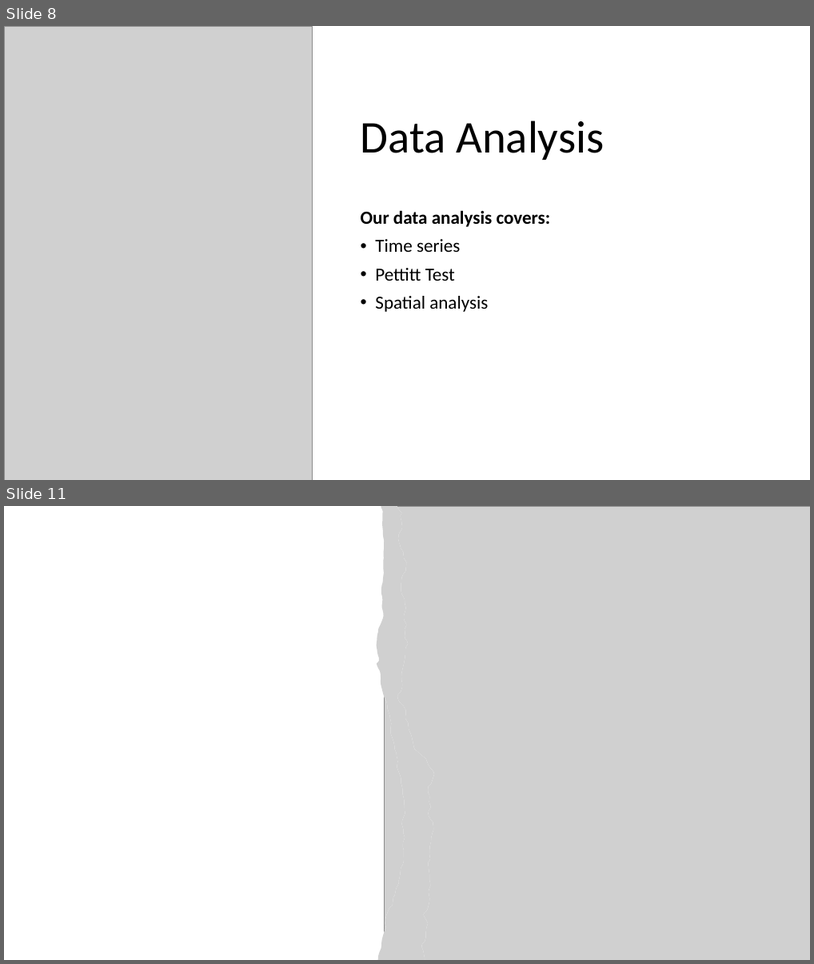
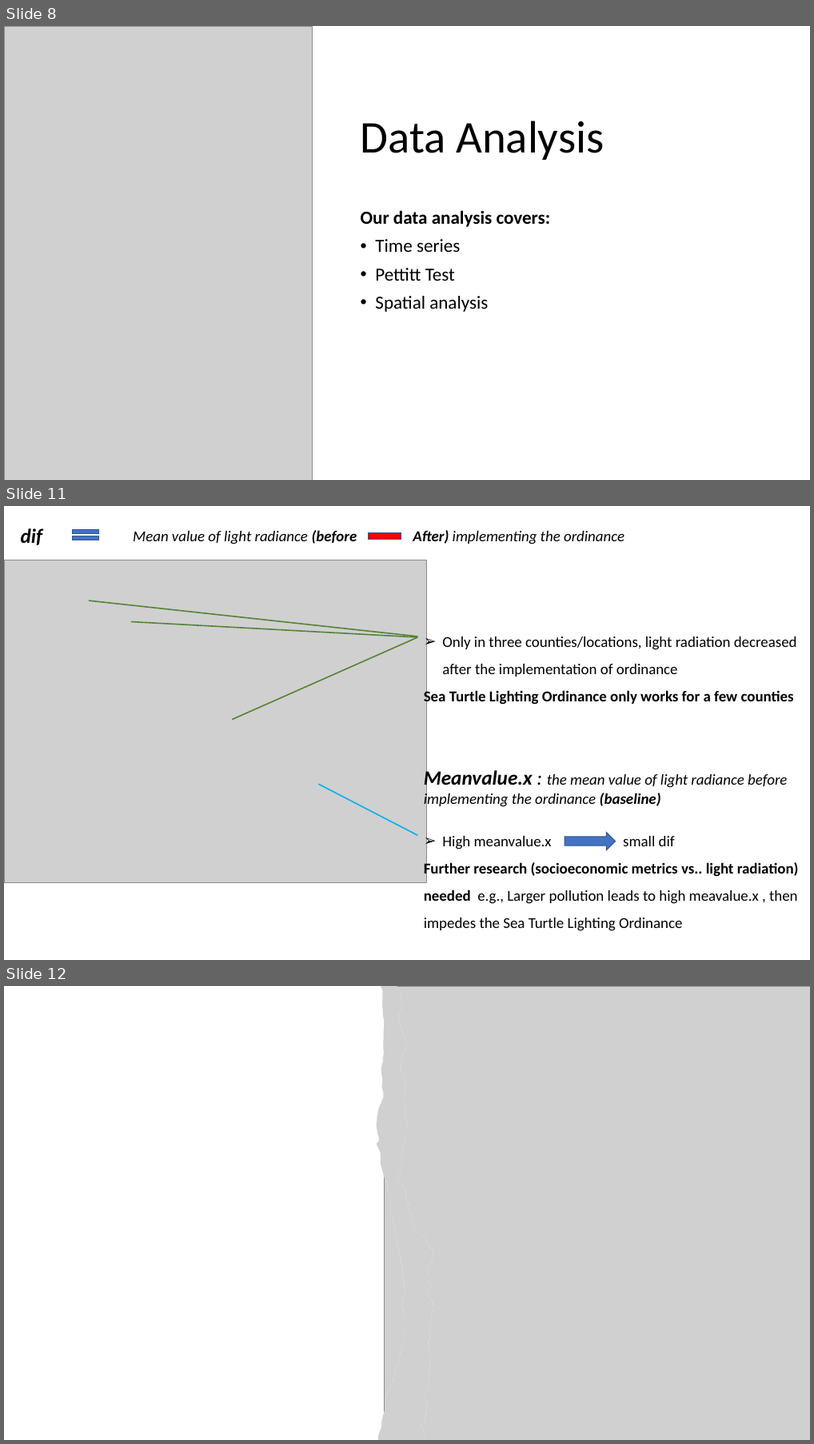
Before and after one commit to jmg144/Garcia_Choi_Pang_ENV872_ProjectRepository, a slide deck: Output/FinalPresentation_ENV872.pptx. Shown one above the other, each under a label of ours: slides 8 and 11 before the commit, slides 8, 11 and 12 after it; the slides between them are not shown. The pictures are 814x964 and 814x1444 pixels, drawn with LibreOffice and Linux fonts; fonts in the diff are those of the drawing; grey boxes stand for pictures. Boxes give left, top, right and bottom in pixels: in the first picture for what was removed or moved away, otherwise in the second. Text is boxed around its words. In the diff, an @@ line names an element or a change of style, - is before the commit and + after.

```diff
--- a/Output/FinalPresentation_ENV872.pptx
+++ b/Output/FinalPresentation_ENV872.pptx
@@ slide 11 added at (4, 506, 810, 960), background #FFFFFF @@
@@ text added at (21, 528, 42, 545), 24 pt, text #000000, bold, italic @@
+dif
@@ math equal added at (68, 527, 103, 544), fill #4472C4, outline #325491 1 pt @@
@@ math minus added at (362, 524, 407, 548), fill #FF0000, outline #325491 1 pt @@
@@ text added at (133, 530, 358, 544), 18 pt, text #000000, italic @@
+Mean value of light radiance (before
@@ text added at (413, 530, 625, 544), 18 pt, text #000000, italic @@
+After) implementing the ordinance
@@ picture added at (4, 560, 427, 882) @@
@@ line added from (89, 600) to (418, 636), #548235 1.5 pt @@
@@ line added from (131, 621) to (418, 637), #548235 1.5 pt @@
@@ line added from (232, 720) to (418, 637), #548235 1.5 pt @@
@@ text added at (424, 636, 798, 705), 18 pt, text #000000 @@
+➢ Only in three counties/locations, light radiation decreased after the implementation of ordinance
+Sea Turtle Lighting Ordinance only works for a few counties
@@ text added at (424, 768, 787, 808), 18 pt, text #000000, italic @@
+Meanvalue.x : the mean value of light radiance before implementing the ordinance (baseline)
@@ line added from (318, 784) to (418, 835), #00B0F0 1.5 pt @@
@@ text added at (424, 836, 799, 931), 18 pt, text #000000 @@
+➢ High meanvalue.x small dif
+Further research (socioeconomic metrics vs.. light radiation) needed e.g., Larger pollution leads to high meavalue.x , then impedes the Sea Turtle Lighting Ordinance
@@ right arrow added at (565, 832, 616, 850), fill #4472C4, outline #325491 1 pt @@
@@ what was slide 11 is now slide 12 @@
```
Also in this commit, not shown: 1 other slide added, 1 slide removed, 1 other file.
